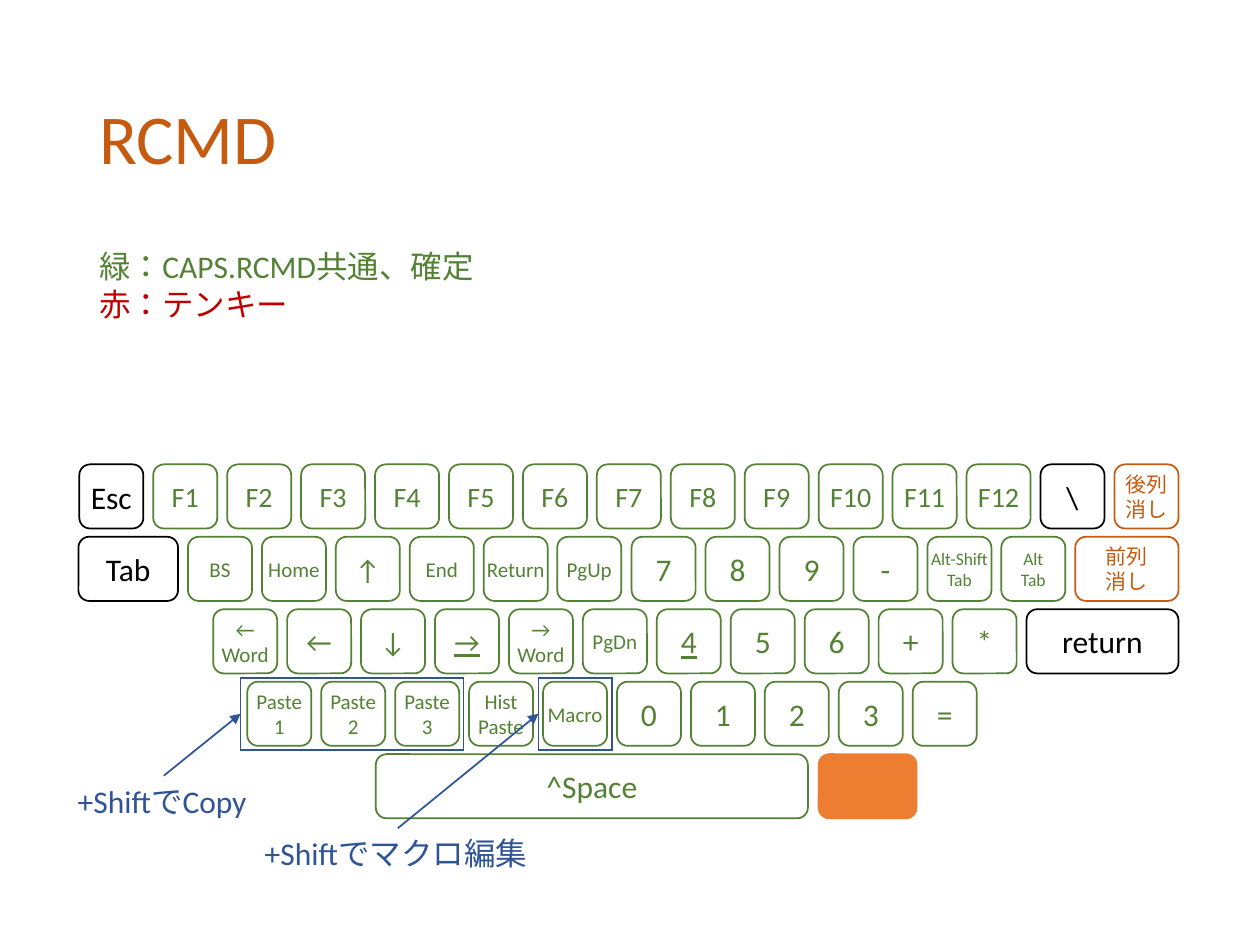
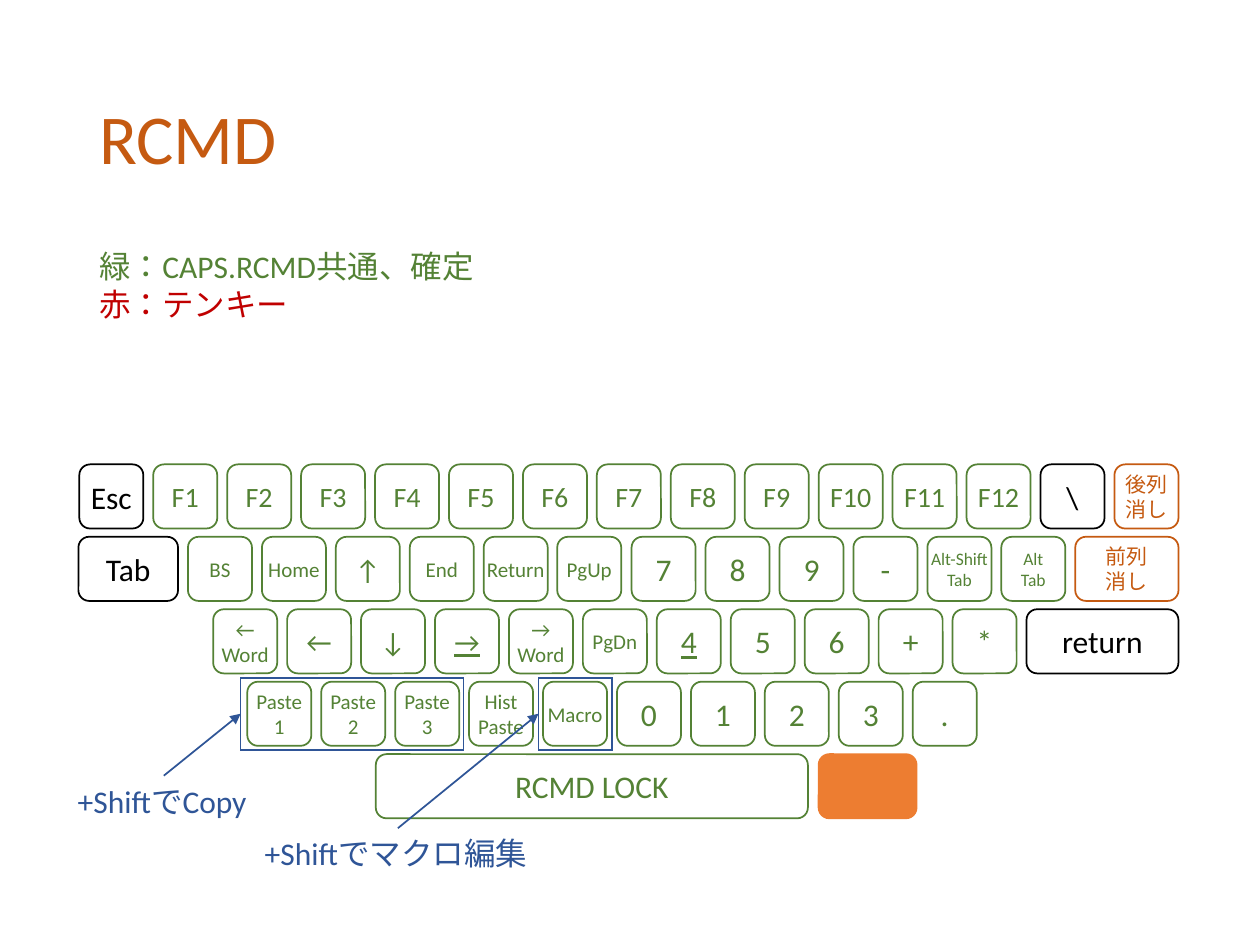
Before and after one commit to ittooo66/myAHK, a slide deck: slide 4 of MANUAL.pptx. Drawn at 1260x945 pixels with LibreOffice and Linux fonts; fonts in the diff are those of the drawing. Boxes give left, top, right and bottom in pixels: in the first picture for what was removed or moved away, otherwise in the second. Text is boxed around its words. In the diff, an @@ line names an element or a change of style, - is before the commit and + after.

```diff
--- a/MANUAL.pptx
+++ b/MANUAL.pptx
@@ text in rounded rectangle at <box>912,682,976,746</box>: text changed @@
-=
+.
@@ text in rounded rectangle at <box>515,777,668,798</box>: text changed @@
-^Space
+RCMD LOCK
```
Also in this commit, not shown: 2 other slides changed.
